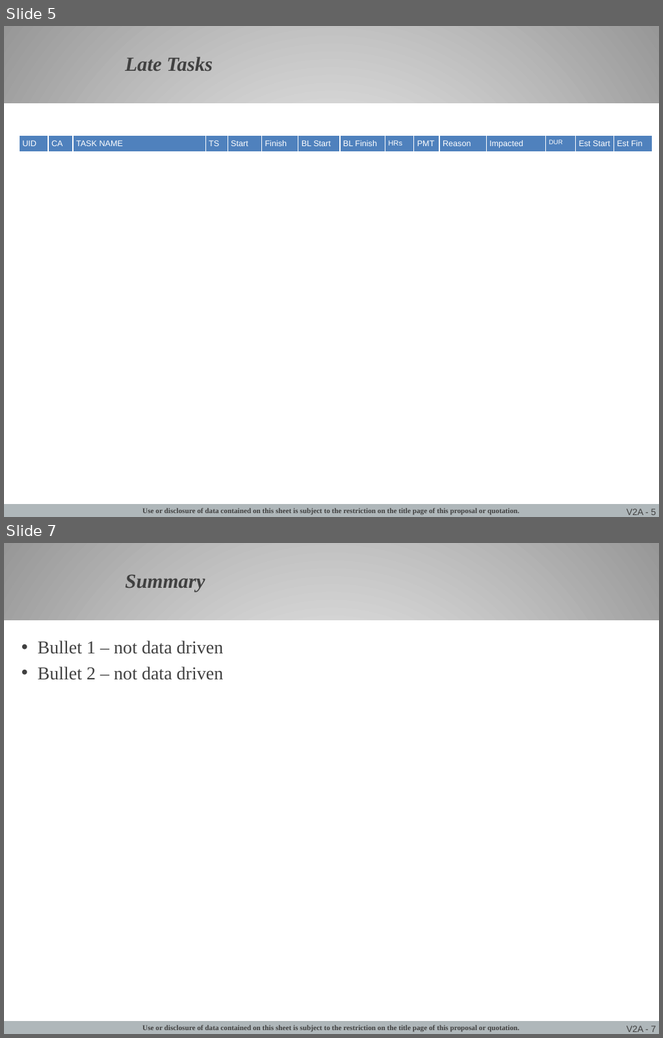
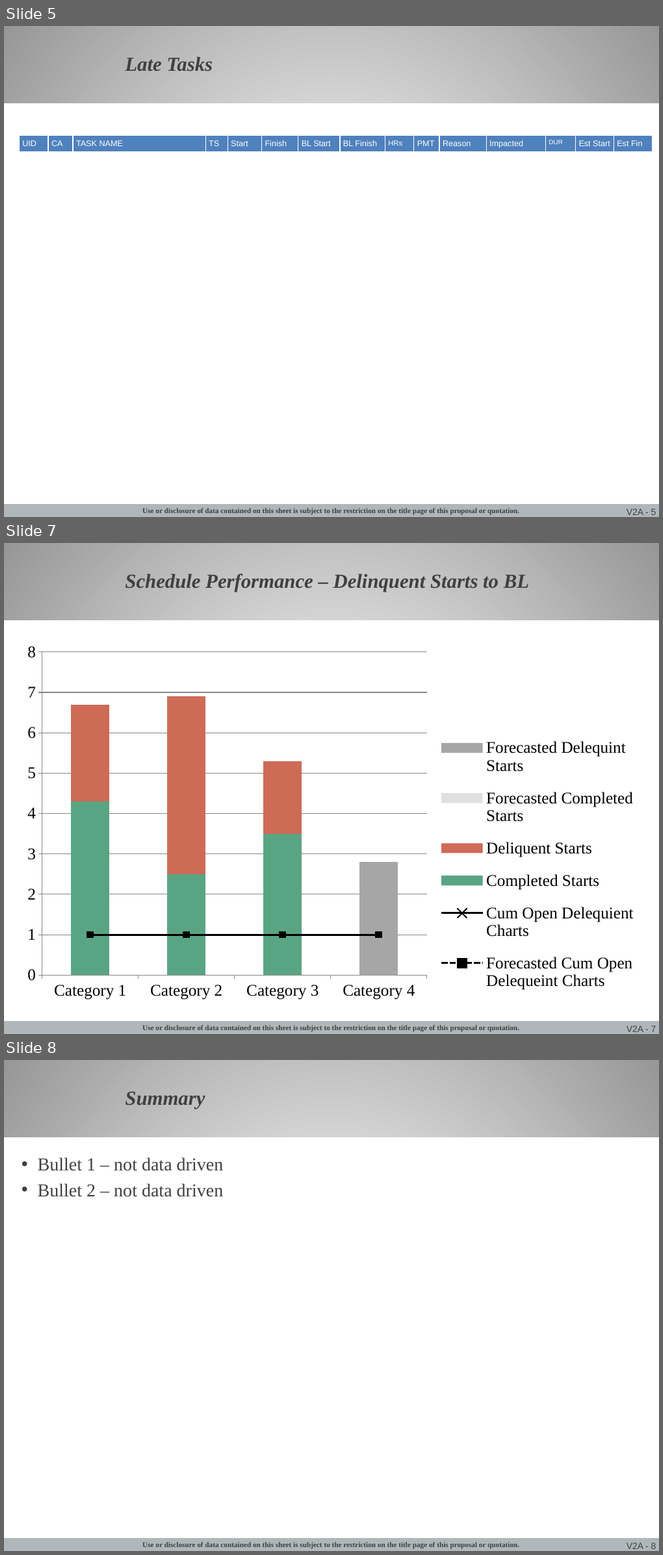
Before and after one commit to jgoodso2/PMMP, a slide deck: PMMPresentation/pkg/Debug/PMMPresentation/PMMPresentation_WebElements/Templates/PMM Template.pptx. Shown one above the other, each under a label of ours: slides 5 and 7 before the commit, slides 5, 7 and 8 after it; the slides between them are not shown. The pictures are 663x1038 and 663x1555 pixels, drawn with LibreOffice and Linux fonts; fonts in the diff are those of the drawing; background and template pictures are left out. Boxes give left, top, right and bottom in pixels: in the first picture for what was removed or moved away, otherwise in the second. Text is boxed around its words. In the diff, an @@ line names an element or a change of style, - is before the commit and + after.

Commit message:
New Slide Type Added PS BaseLine Start Slide added

```diff
--- a/PMMPresentation/pkg/Debug/PMMPresentation/PMMPresentation_WebElements/Templates/PMM Template.pptx
+++ b/PMMPresentation/pkg/Debug/PMMPresentation/PMMPresentation_WebElements/Templates/PMM Template.pptx
@@ slide 7 added at (4,543,659,1034), background gradient #FFFFFF to #979797; not listed: 4 template elements that a slide beside it also shows @@
@@ title added at (125,574,529,592), 22 pt, text #404040, bold, italic @@
+Schedule Performance – Delinquent Starts to BL
@@ column stacked chart added at (15,636,649,1008) @@
+categories: Category 1, Category 2, Category 3, Category 4
+Completed Starts: 4.3, 2.5, 3.5, 0
+Deliquent Starts: 2.4, 4.4, 1.8, 0
+Forecasted Completed Starts: 0, 0, 0, 0
+Forecasted Delequint Starts: 0, 0, 0, 2.8
+Cum Open Delequient Charts: 1, 1, 1, 1
+Forecasted Cum Open Delequeint Charts: 1, 1, 1, 1
@@ what was slide 7 is now slide 8 @@
@@ page number at (627,1543,657,1549): text changed @@
-V2A - 7
+V2A - 8
```
Also in this commit, not shown: 1 slide changed, 59 other files.
